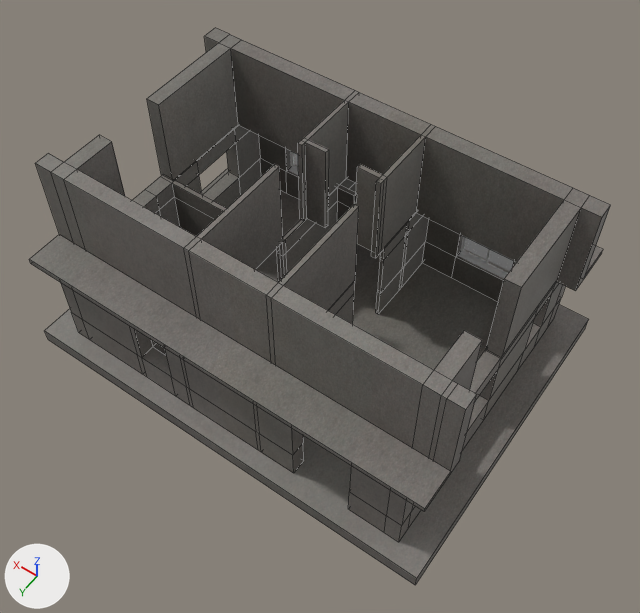
A saved change to the Blender file .blend/Монолит/Монолит.blend.
The view is the same before and after, from a 50 mm lens placed at (-8.28, 11.5, 18.93), pointed at (-0.49, 0.6, 1.8). Arrows for +X, +Y and +Z are at lower left; the lights stay in place. The older version comes first. Mesh edges are drawn as thin lines on the coarser meshes.

Objects in the first picture: '1й этаж', '1й этаж пол', '2й этаж', 'свес сзади', 'свес спереди' and 6 more.
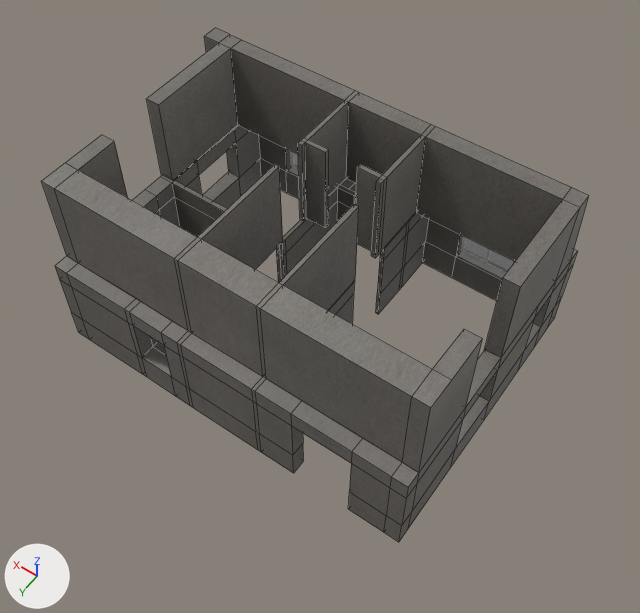
Patch to the scene script:
```diff
--- a/.blend/Монолит/Монолит.blend.py
+++ b/.blend/Монолит/Монолит.blend.py
@@ me_plane_002 @@
 # used by ob_2й_этаж; location = (0.0, 0.0, 3.94)
-me_plane_002.from_pydata(...)  # 140 vertices, 136 faces; spans x -5.54..5.54, y -3.15..3.15, z -1.25..1.25
+me_plane_002.from_pydata(...)  # 123 vertices, 116 faces; spans x -5.01..5.53, y -3.49..3.48, z -1.25..1.25
+# me_plane_002 part 1
+# 37 vertices are removed from x -5.54..5.54, y -3.15..3.15, z -1.25..1.25
+# 43 faces are deleted
+# 6 vertices in x -4.63, y -3.15..2.75, z -1.25..1.25 move by (0.03, 0.0, 0.0)
+# 19 vertices move from x -5.03..4.65, y -3.15..3.15, z -1.25..1.25 to x -5.01..4.61, y -3.49..3.48, z -1.24..1.25
+# 20 vertices are added at x -5.01..5.01, y -3.49..3.48, z -1.25..1.25
+# 23 new faces join them
 me_plane_002.materials.append(mat_material)
@@ ob_1й_этаж_пол @@
 ob_1й_этаж_пол.location = (0.0, 0.0, -0.08)
+ob_1й_этаж_пол.hide_set(True)
@@ ob_свес_спереди @@
 ob_свес_спереди.location = (0.14, -3.65, 2.77)
+ob_свес_спереди.hide_set(True)
@@ ob_свес_сзади @@
 ob_свес_сзади.location = (0.12, 3.65, 2.77)
+ob_свес_сзади.hide_set(True)
```

Pixel boxes [x1, y1, x2, y2] of what changed, in the pictures (640 x 613 px):
'2й этаж', reshaped
    before: [35, 28, 611, 474]
    after: [41, 28, 589, 473]
'1й этаж пол', hidden
    before: [45, 168, 589, 585]
'свес сзади', hidden
    before: [29, 234, 451, 512]
'свес спереди', hidden
    before: [584, 246, 603, 278]
part 1 of me_plane_002, built on
    before: [35, 135, 611, 474]
    after: [41, 135, 589, 473]
